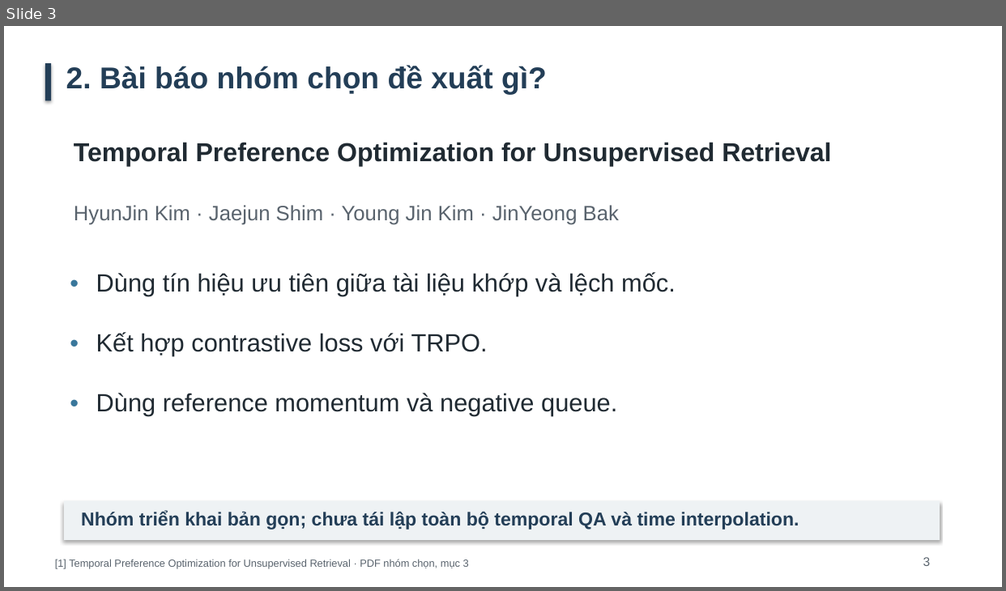
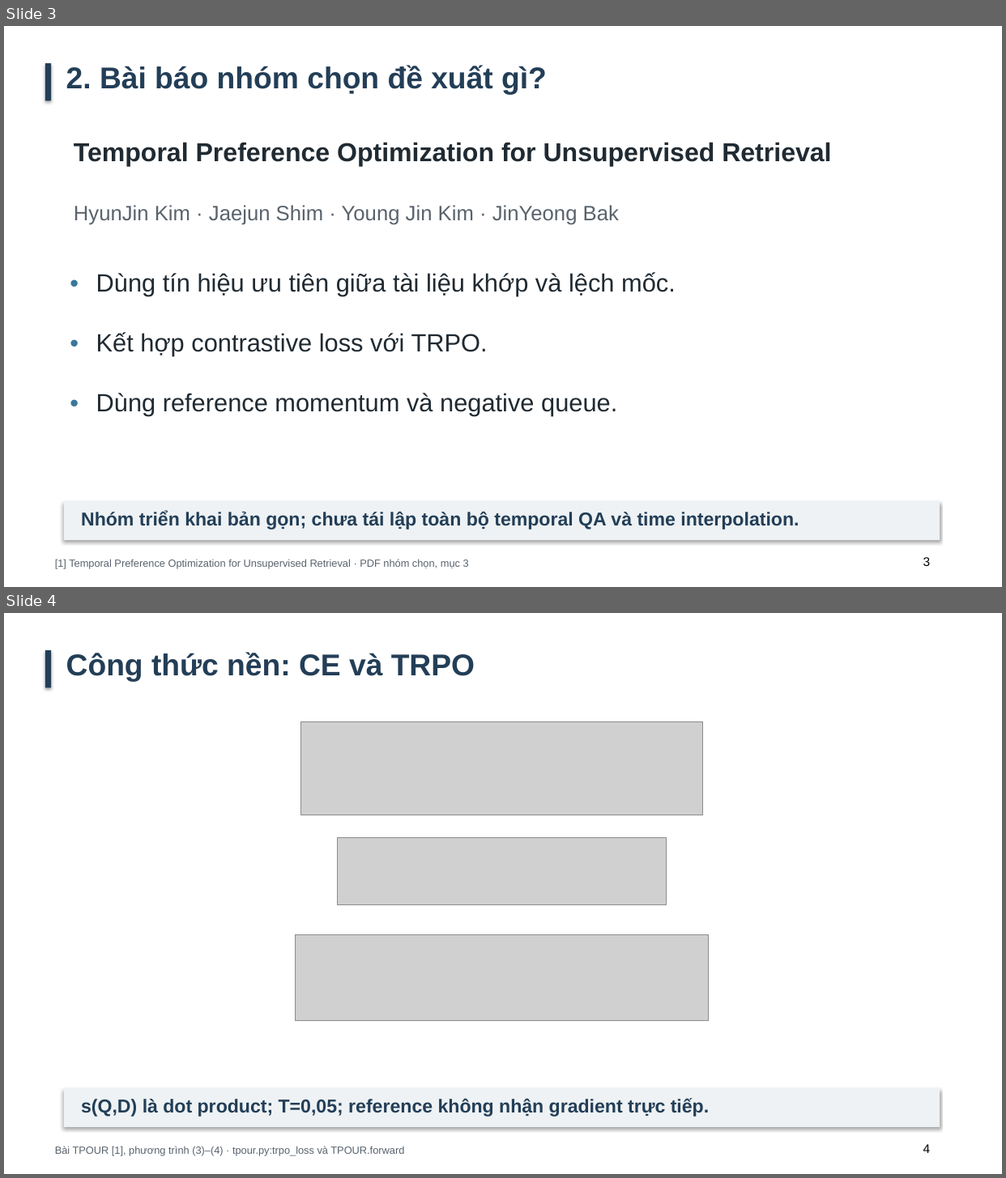
Before and after one commit to lequangduccode/tpour-trpo-experiments, a slide deck: reports/presentation_final/Slide_thuyet_trinh_TPOUR_TRPO_cap_nhat.pptx. Shown one above the other, each under a label of ours: slide 3 before the commit, slides 3 and 4 after it. The pictures are 1006x591 and 1006x1178 pixels, drawn with LibreOffice and Linux fonts; fonts in the diff are those of the drawing; grey boxes stand for pictures. Boxes give left, top, right and bottom in pixels: in the first picture for what was removed or moved away, otherwise in the second. Text is boxed around its words. In the diff, an @@ line names an element or a change of style, - is before the commit and + after.

```diff
--- a/reports/presentation_final/Slide_thuyet_trinh_TPOUR_TRPO_cap_nhat.pptx
+++ b/reports/presentation_final/Slide_thuyet_trinh_TPOUR_TRPO_cap_nhat.pptx
@@ slide 4 added at [4, 613, 1002, 1174], background #FFFFFF @@
@@ rectangle added at [45, 650, 51, 688], fill #233E57 @@
@@ text added at [66, 652, 475, 682], 29 pt, text #233E57, bold @@
+Công thức nền: CE và TRPO
@@ picture added at [300, 722, 702, 815] @@
@@ picture added at [337, 837, 666, 905] @@
@@ picture added at [296, 935, 709, 1021] @@
@@ rectangle added at [64, 1088, 940, 1127], fill #EEF2F4 @@
@@ text added at [81, 1098, 709, 1117], 18 pt, text #233E57, bold @@
+s(Q,D) là dot product; T=0,05; reference không nhận gradient trực tiếp.
@@ text added at [55, 1146, 404, 1157], 10 pt, text #59636D @@
+Bài TPOUR [1], phương trình (3)–(4) · tpour.py:trpo_loss và TPOUR.forward
@@ text added at [923, 1144, 931, 1153], 12 pt, text #000000 @@
+4
@@ slide 3 changed as well @@
@@ text "3" at [923, 557, 931, 566]: text colour #59636D to #000000; less space between paragraphs @@
```
Also in this commit, not shown: 22 other slides changed, 3 other slides added, 27 other files.
